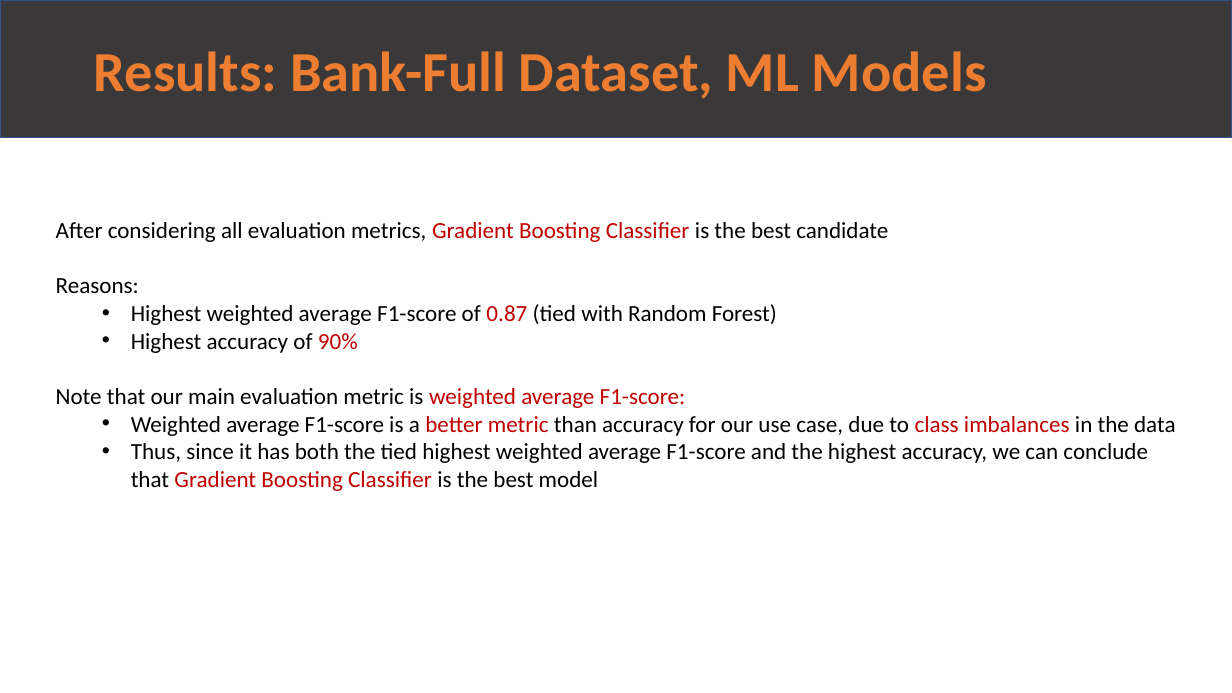
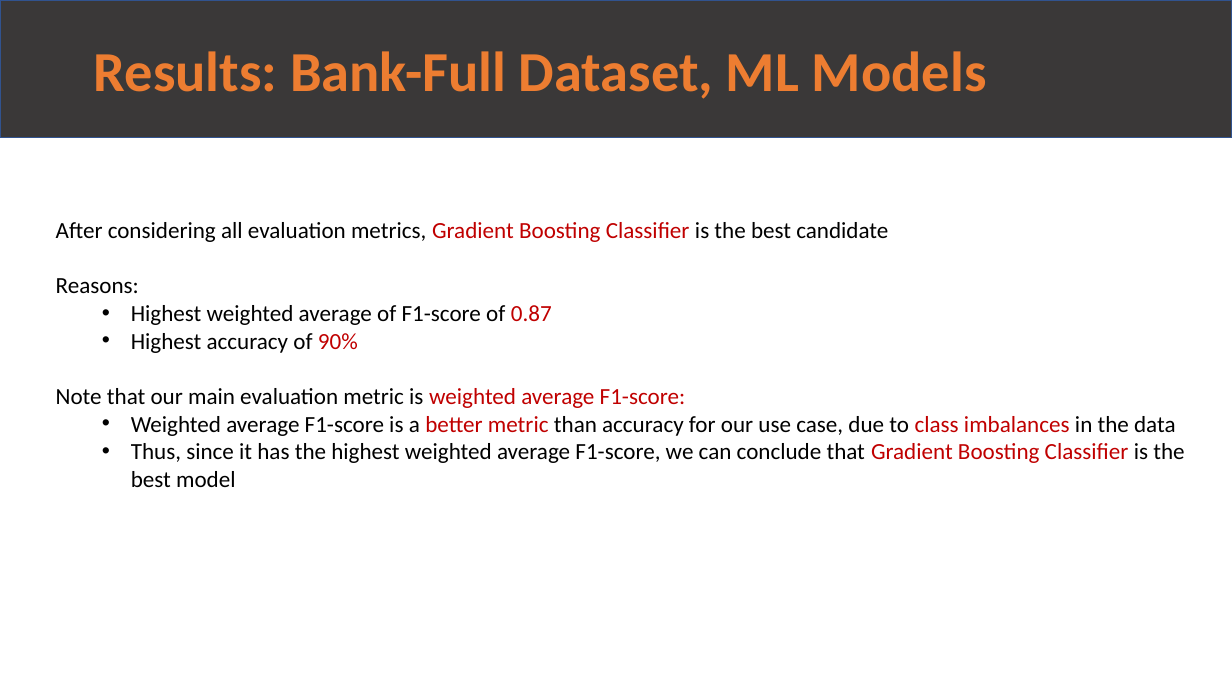
Before and after one commit to rirumel/data_science_bank_marketing_Campaign, a slide deck: slide 8 of presentation/week13_final_presentation.pptx. Drawn at 1232x693 pixels with LibreOffice and Linux fonts; fonts in the diff are those of the drawing. Boxes give left, top, right and bottom in pixels: in the first picture for what was removed or moved away, otherwise in the second. Text is boxed around its words. In the diff, an @@ line names an element or a change of style, - is before the commit and + after.

```diff
--- a/presentation/week13_final_presentation.pptx
+++ b/presentation/week13_final_presentation.pptx
@@ text at (131, 305, 552, 325): text changed @@
-  • Highest weighted average F1-score of 0.87 (tied with Random Forest)
+  • Highest weighted average of F1-score of 0.87
@@ text at (131, 443, 1184, 487): text changed @@
-  • Thus, since it has both the tied highest weighted average F1-score and the highest accuracy, we can conclude that Gradient Boosting Classifier is the best model
+  • Thus, since it has the highest weighted average F1-score, we can conclude that Gradient Boosting Classifier is the best model
```
Also in this commit, not shown: 3 other slides changed, 1 other file.
